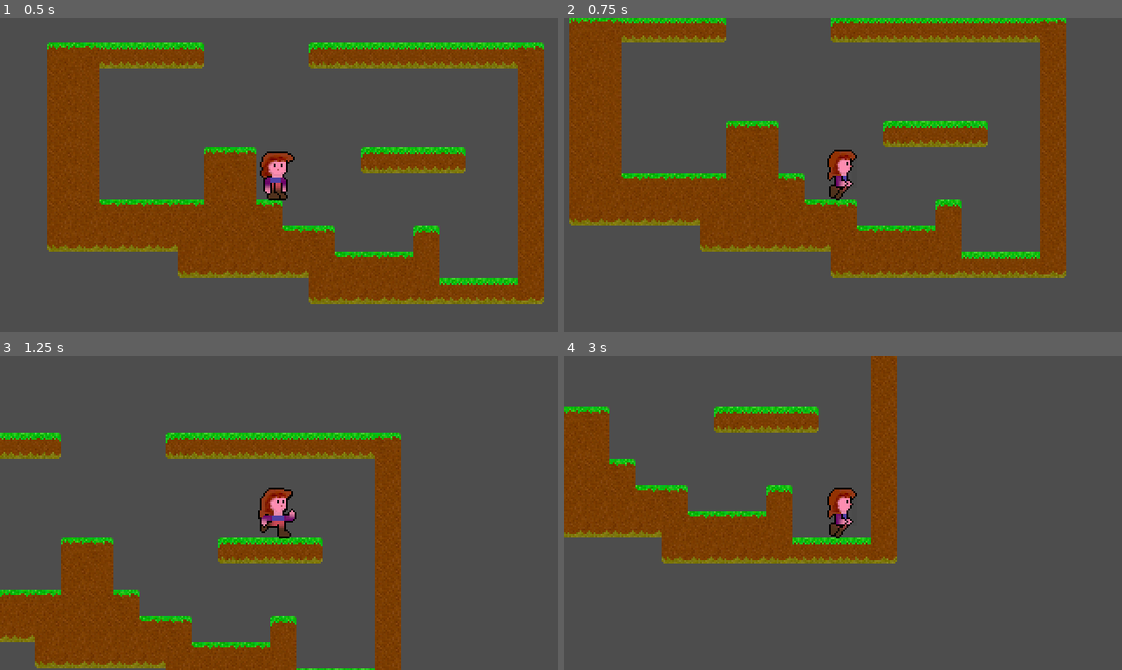
Above: before the commit, frames 1-4 (two rows, left to right).
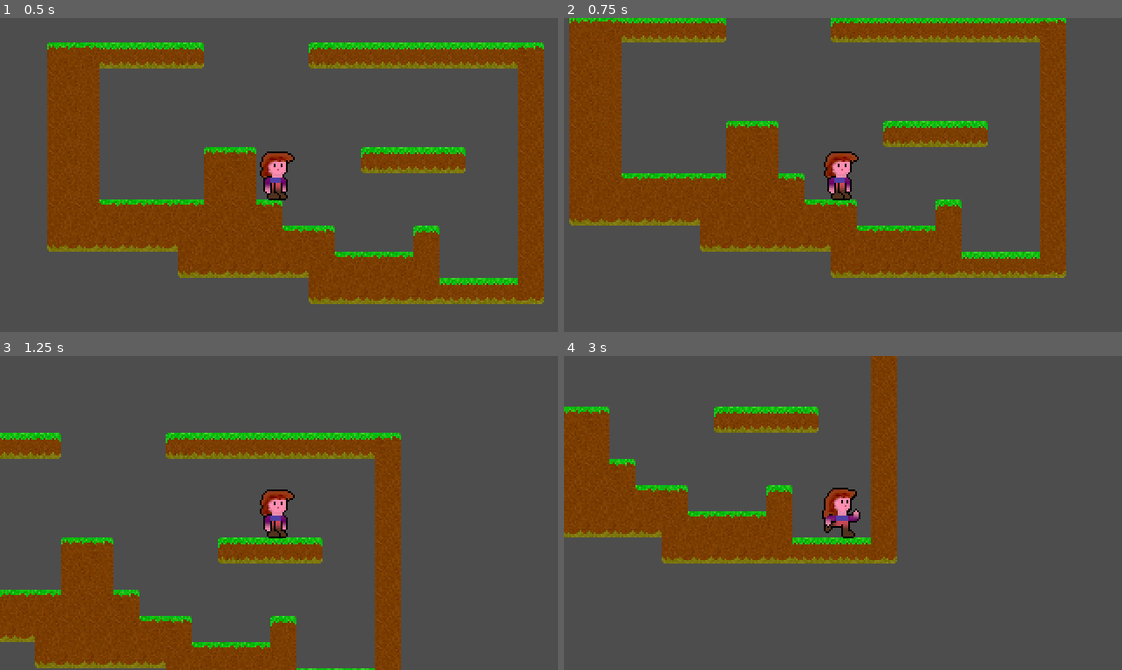
Above: after the commit, the same moments.

Repository: Teaching-myself-Godot/godot-zelia
Game: Godot game, scene res://world.tscn
The game is run twice, just before and just after one commit, with the same random seed, the same clock (stepped at 60 frames per second) and the same inputs.
Inputs (mouse positions are in pixels of both pictures, inside the frame that each line leads up to):
- Up to frame 1 (0.5 s): no input
- Up to frame 2 (0.75 s): tap Enter at 0.5 s; move the mouse to (965, 159) at 0.52 s; press the mouse at (965, 159) at 0.53 s; hold D (Run right) from 0.53 s (still down)
- Up to frame 3 (1.25 s): keep holding D (Run right); tap W (Jump) at 0.77 s
- Up to frame 4 (3 s): move the mouse to (731, 528) at 1.27 s; release the mouse at (731, 528) at 1.28 s; click (731, 528) at 1.35 s; tap W (Jump) at 1.52 s; move the mouse to (898, 443) at 2.02 s; release D (Run right) at 2.03 s; press the mouse at (898, 443) at 2.03 s; hold A (Run left) 2.03-2.78 s; move the mouse to (815, 575) at 2.77 s; release the mouse at (815, 575) at 2.78 s; hold D (Run right) from 2.78 s (still down); click (815, 575) at 2.85 s

Frame 1 is identical in both runs. In frame 2, 0.5% of the frame differs, in the area x 46-53%, y 41-59%; in frame 3, 0.5%; in frame 4, 0.6%, in the area x 46-54%, y 41-59%.

Commit message:
Determine cast direction via mouse cursor position and L-stick axis

Diff:
--- a/player/player.gd
+++ b/player/player.gd
@@ -1,11 +1,13 @@
 extends CharacterBody2D
 
 enum Orientation   { LEFT, RIGHT }
-enum MovementState { IDLE, RUNNING, AIRBORNE }
+enum MovementState { IDLE, RUNNING, AIRBORNE, CASTING }
 
 # I removed the exports for now, no debugging needed at the moment
 var movement_state : int
 var orientation    : int
+
+@export var cast_angle : float
 
 # Get the gravity from the project settings so you can sync with rigid body nodes.
 # NOTE: I changed the default from 980 to 1300, Zelia jumps high yet falls fast.
@@ -59,6 +61,16 @@
 			velocity.x = 0
 			movement_state = MovementState.IDLE
 
+	if Input.is_action_pressed("Fireball button"):
+		movement_state = MovementState.CASTING
+		# base the angle of casting on the position of the mouse
+		# relative to Zelia or on the L-stick
+		if Input.is_action_pressed("Left mouse button"):
+			cast_angle = (get_global_mouse_position() - position).normalized().angle()
+		else:
+			cast_angle = Vector2(Input.get_joy_axis(0, JOY_AXIS_LEFT_X), Input.get_joy_axis(0, JOY_AXIS_LEFT_Y)).normalized().angle()
+
+
 	# Handle Jump, only when on the floor
 	if Input.is_action_just_pressed("Jump") and is_on_floor():
 		$JumpSound.play()
